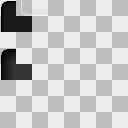
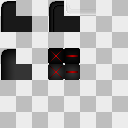
Revision of a layered 128 x 128 image; what changed, layer by layer:
added layer "windowButtons" above "panelNormal" over [left=48, top=48, right=80, bottom=80]
added layer "panelNormal" above "buttonFocus" over [left=49, top=0, right=96, bottom=32]
renamed "panelNormal" to "buttonNormal", painted on it over [left=21, top=0, right=48, bottom=16]
